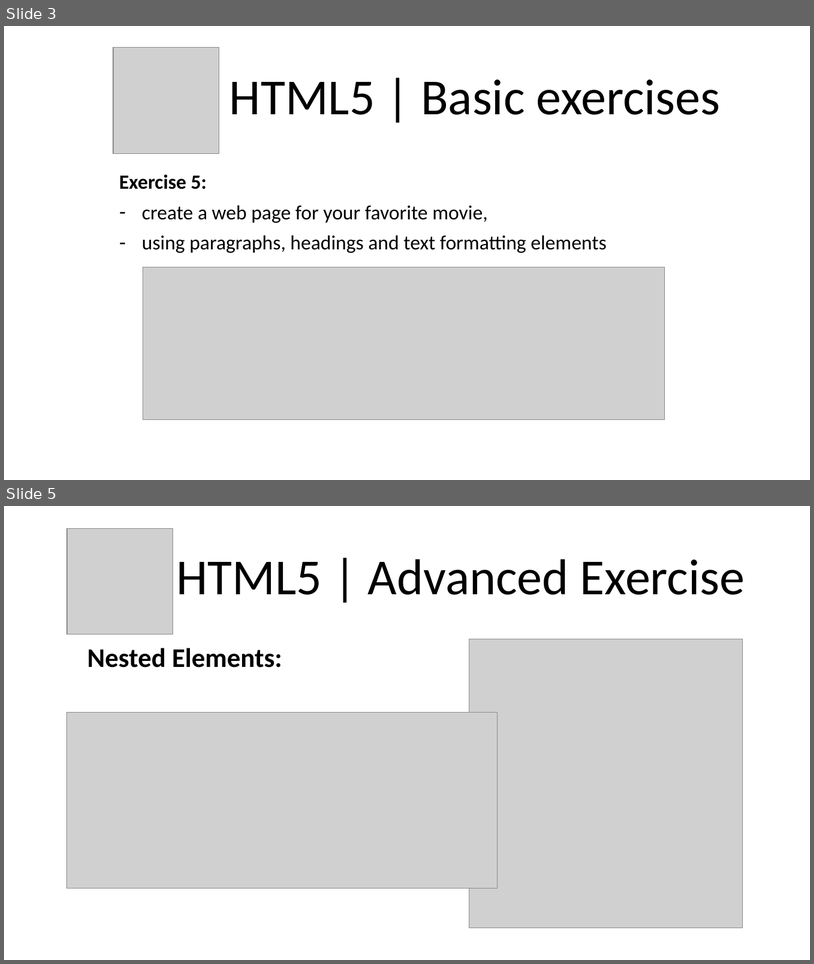
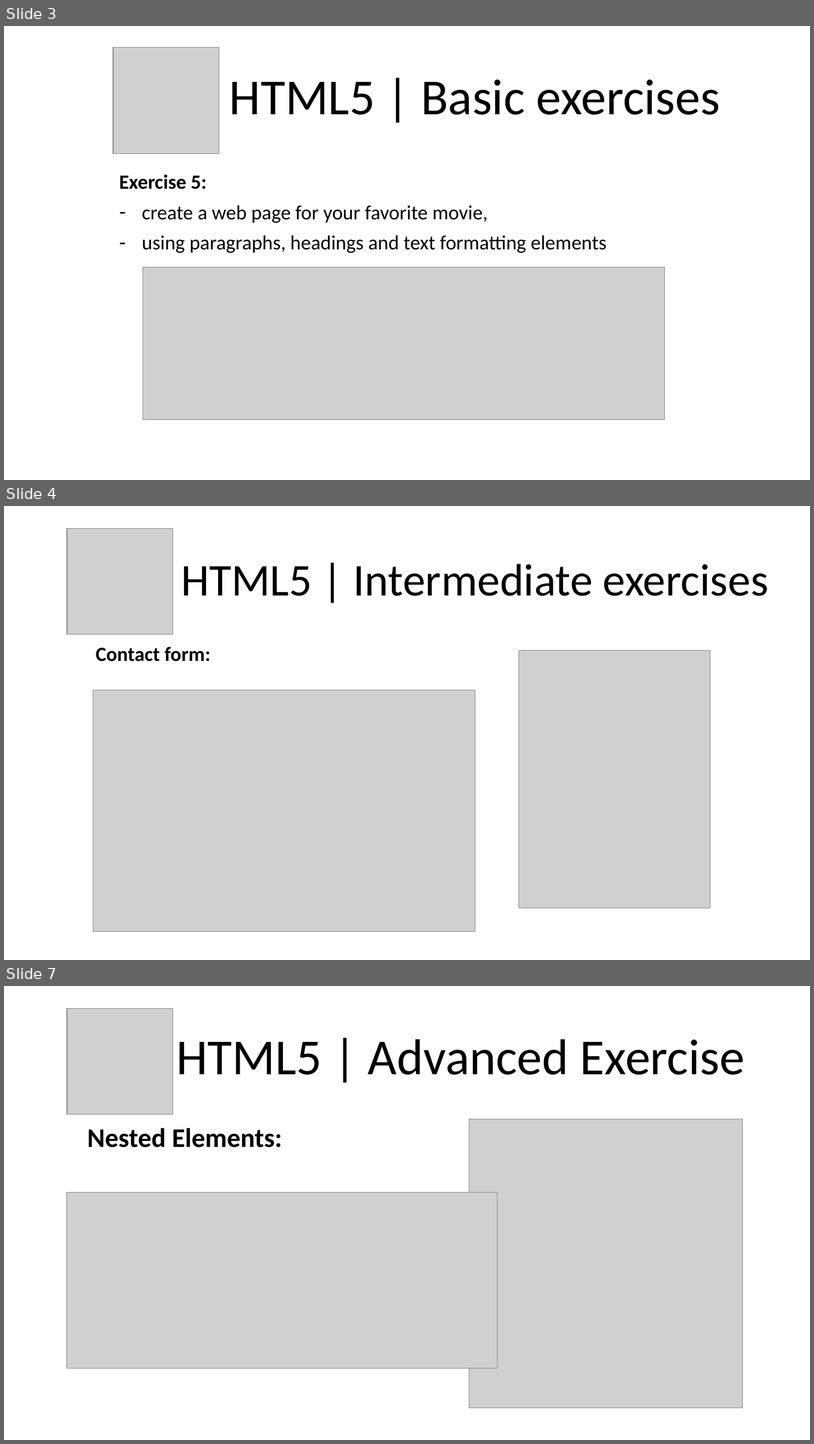
Before and after one commit to RichardKumhofer/FE21-HTML-DAY1-Kumhofer-Immler-Valchev, a slide deck: Presentation/HTML5.pptx. Shown one above the other, each under a label of ours: slides 3 and 5 before the commit, slides 3, 4 and 7 after it; the slides between them are not shown. The pictures are 814x964 and 814x1444 pixels, drawn with LibreOffice and Linux fonts; fonts in the diff are those of the drawing; grey boxes stand for pictures. Boxes give left, top, right and bottom in pixels: in the first picture for what was removed or moved away, otherwise in the second. Text is boxed around its words. In the diff, an @@ line names an element or a change of style, - is before the commit and + after.

```diff
--- a/Presentation/HTML5.pptx
+++ b/Presentation/HTML5.pptx
@@ slide 4 added at bbox=[4, 506, 810, 960], background #FFFFFF @@
@@ picture added at bbox=[67, 528, 173, 634] @@
@@ title added at bbox=[181, 564, 769, 596], 54 pt, text #000000 @@
+HTML5 | Intermediate exercises
@@ subtitle added at bbox=[96, 646, 211, 661], 24 pt, text #000000, bold @@
+Contact form:
@@ picture added at bbox=[519, 651, 711, 907] @@
@@ picture added at bbox=[93, 690, 475, 931] @@
@@ what was slide 5 is now slide 7 @@
```
Also in this commit, not shown: 1 slide changed, 1 other slide added, 8 other files.
